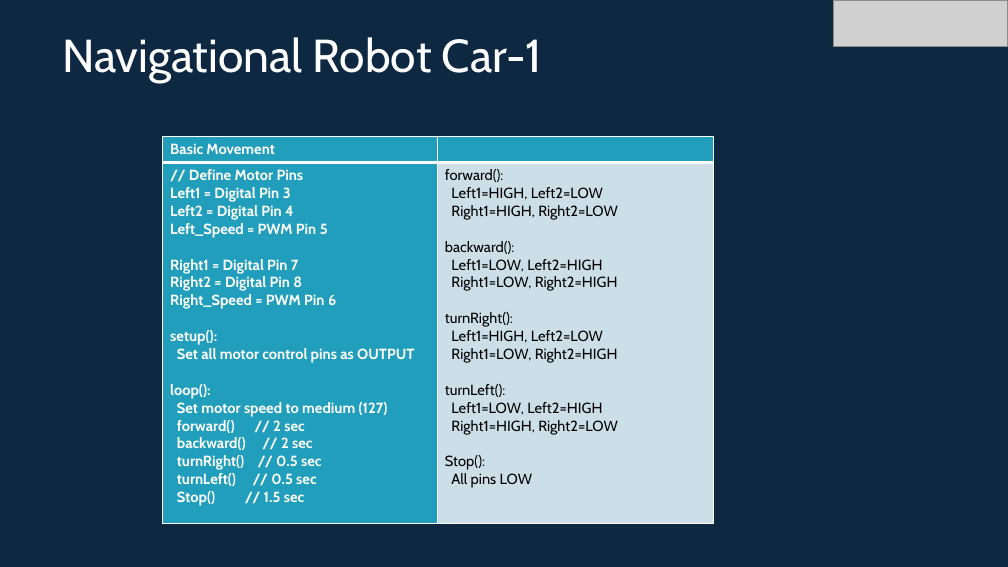
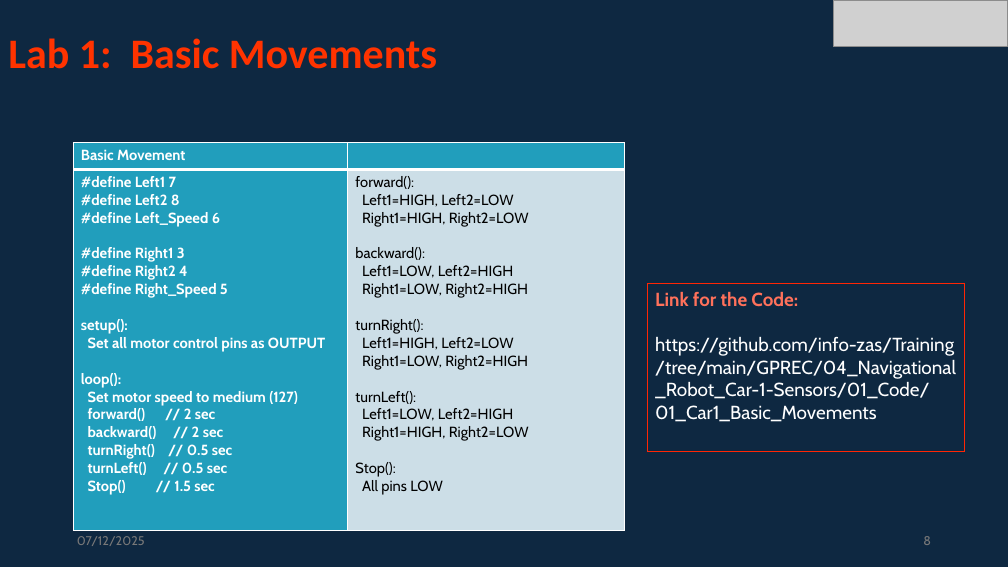
Before and after one commit to info-zas/Training, a slide deck: slide 8 of GPREC/04_Navigational_Robot_Car-1-Sensors/ZASRobotics_Car-1.pptx (slide 14 before the commit). Drawn at 1008x567 pixels with LibreOffice and Linux fonts; fonts in the diff are those of the drawing; grey boxes stand for pictures. Boxes give left, top, right and bottom in pixels: in the first picture for what was removed or moved away, otherwise in the second. Text is boxed around its words. In the diff, an @@ line names an element or a change of style, - is before the commit and + after.

Commit message:
car-1, car-2 slides updated

```diff
--- a/GPREC/04_Navigational_Robot_Car-1-Sensors/ZASRobotics_Car-1.pptx
+++ b/GPREC/04_Navigational_Robot_Car-1-Sensors/ZASRobotics_Car-1.pptx
@@ title at (8, 38, 437, 69): text changed; size 44 to 40 pt; font Cabin to Calibri; text colour #FFFFFF to #FF3300; bold on @@
-Navigational Robot Car-1
+Lab 1: Basic Movements
@@ table at (73, 143, 625, 530) @@
-row 2, column 1: // Define Motor Pins / Left1 = Digital Pin 3 / Left2 = Digital Pin 4 / Left_Speed = PWM Pin 5 / Right1 = Digital Pin 7 / Right2 = Digital Pin 8 / Right_Speed = PWM Pin 6 / setup(): / Set all motor control pins as OUTPUT / loop(): / Set motor speed to medium (127) / forward() // 2 sec / backward() // 2 sec / turnRight() // 0.5 sec / turnLeft() // 0.5 sec / Stop() // 1.5 sec
+row 2, column 1: #define Left1 7 / #define Left2 8 / #define Left_Speed 6 / #define Right1 3 / #define Right2 4 / #define Right_Speed 5 / setup(): / Set all motor control pins as OUTPUT / loop(): / Set motor speed to medium (127) / forward() // 2 sec / backward() // 2 sec / turnRight() // 0.5 sec / turnLeft() // 0.5 sec / Stop() // 1.5 sec
@@ table: place and size @@
-table at (163, 136, 714, 523)
+table at (73, 143, 625, 530)
@@ rectangle added at (648, 284, 966, 451), outline #FF2604 0.75 pt, 18 pt, text #FFFFFF @@
+Link for the Code:
+https://github.com/info-zas/Training/tree/main/GPREC/04_Navigational_Robot_Car-1-Sensors/01_Code/01_Car1_Basic_Movements
@@ text added at (77, 536, 145, 546), 12 pt, text #797979 @@
+07/12/2025
@@ page number added at (923, 536, 931, 545), 12 pt, text #797979 @@
+8
```
Also in this commit, not shown: 7 other slides changed, 6 slides added, 12 slides removed, 1 other file.
